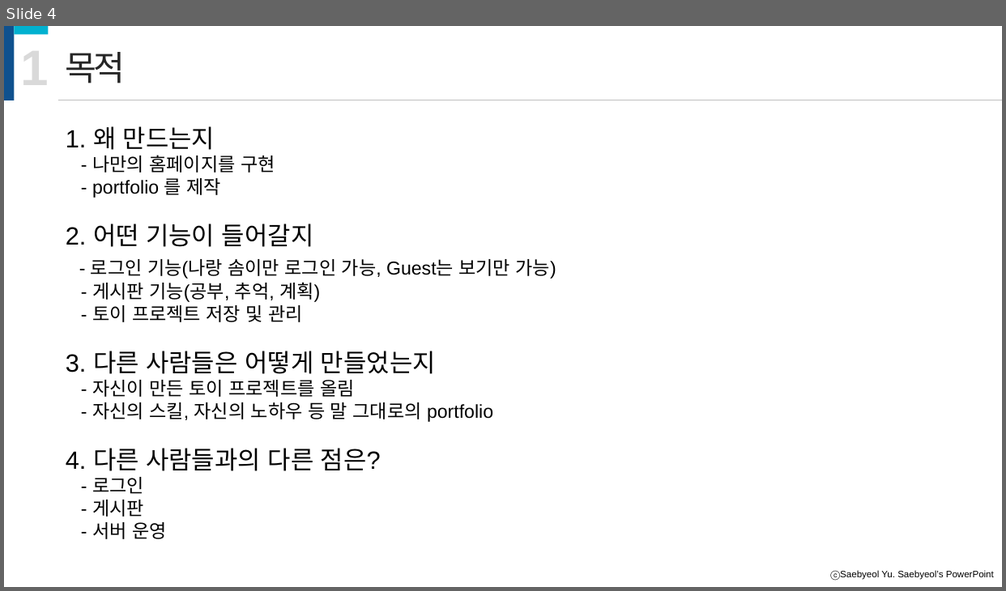
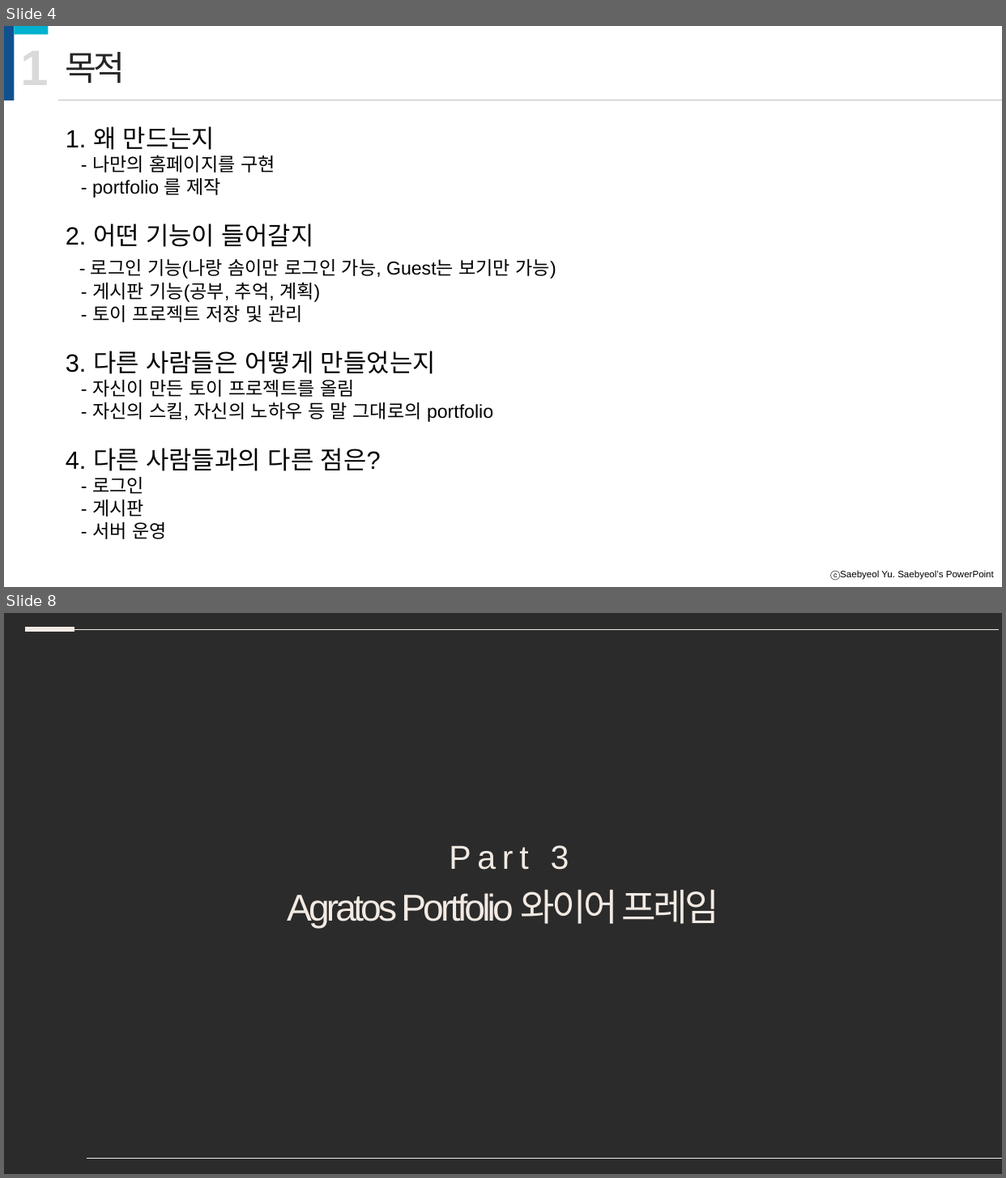
Before and after one commit to Agratos/portfolio, a slide deck: document/Portfolio-기획서.pptx. Shown one above the other, each under a label of ours: slide 4 before the commit, slides 4 and 8 after it; the slides between them are not shown. The pictures are 1006x591 and 1006x1178 pixels, drawn with LibreOffice and Linux fonts; fonts in the diff are those of the drawing; background and template pictures are left out; a plain dark background stands for a picture behind light text. Boxes give left, top, right and bottom in pixels: in the first picture for what was removed or moved away, otherwise in the second. Text is boxed around its words. In the diff, an @@ line names an element or a change of style, - is before the commit and + after.

```diff
--- a/document/Portfolio-기획서.pptx
+++ b/document/Portfolio-기획서.pptx
@@ slide 8 added at [4, 613, 1002, 1174], background picture (left out) @@
@@ line added from (25, 629) to (75, 629), #F2EAE3 4.5 pt @@
@@ line added from (27, 629) to (999, 629), #F2EAE3 0.5 pt @@
@@ text added at [449, 845, 569, 870], 32 pt, text #F2EAE3 @@
+Part 3
@@ text added at [287, 889, 719, 929], 36 pt, text #F2EAE3 @@
+Agratos Portfolio 와이어 프레임
@@ line added from (87, 1159) to (1002, 1159), #F2EAE3 0.5 pt @@
```
Also in this commit, not shown: 3 slides changed, 1 other slide added, 2 other files.
